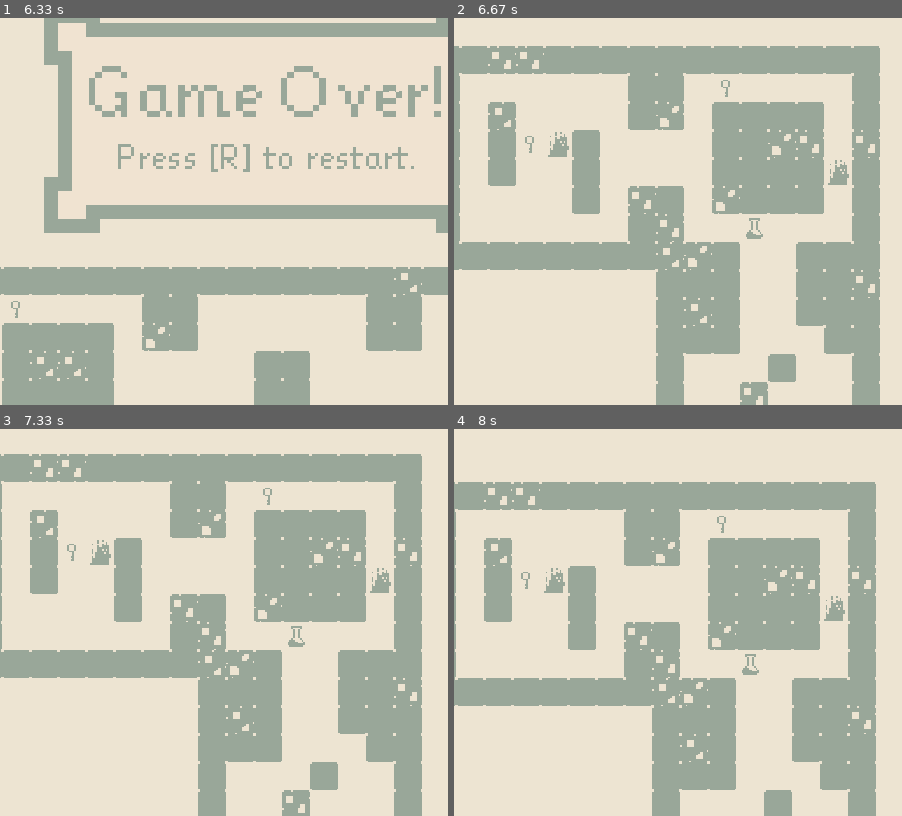
Above: before the commit, frames 1-4 (two rows, left to right).
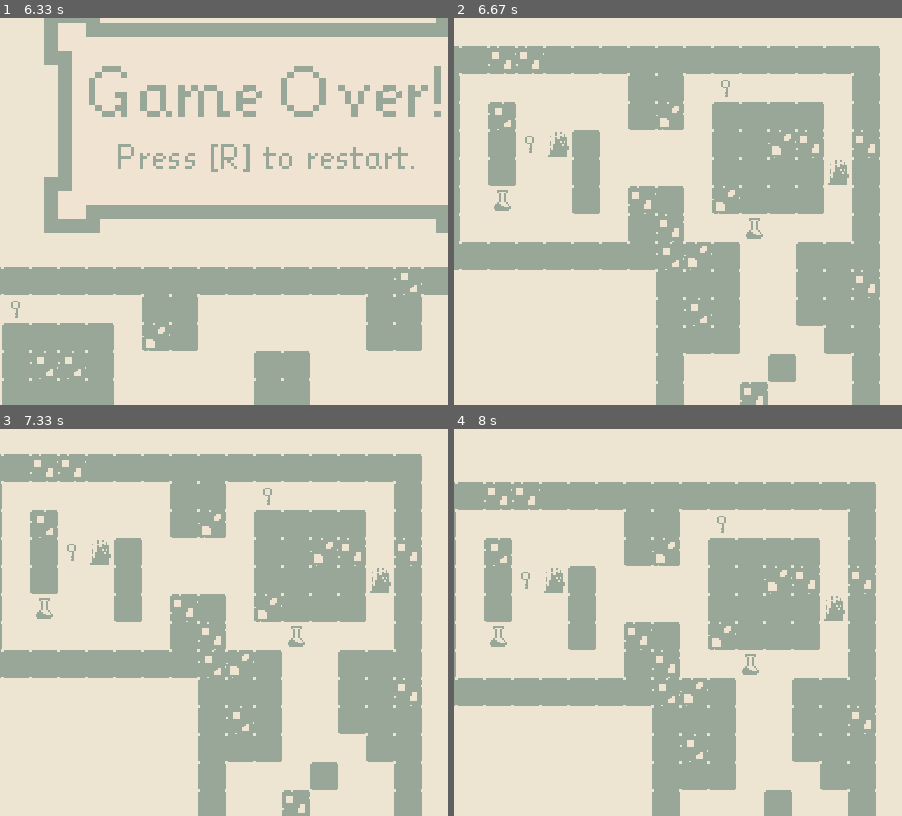
Above: after the commit, the same moments.

Repository: UhMarco/roguelike-pygame
Game: pygame game, started from main.py
The game is run twice, just before and just after one commit, with the same random seed, the same clock (stepped at 60 frames per second) and the same inputs.
Inputs:
- Up to frame 1 (6.33 s): hold S 0.33-0.87 s; hold Left 0.33-0.87 s; tap W at 0.9 s; hold Left 1.23-1.77 s; hold Down 1.8-2.1 s; hold Left 2.13-2.53 s; hold Up 2.57-2.93 s; hold Right 2.97-3.6 s; hold Down 3.63-4 s; hold Left 4.03-4.5 s; hold Right 4.53-5 s; hold Up 5.03-5.33 s; hold Right 5.37-5.83 s; hold Left from 5.87 s (still down)
- Up to frame 2 (6.67 s): release Left at 6.4 s; hold R from 6.43 s (still down)
- Up to frame 3 (7.33 s): release R at 6.73 s; tap W at 6.77 s; hold Down from 7.1 s (still down)
- Up to frame 4 (8 s): release Down at 7.4 s; hold Left 7.43-7.83 s; hold Up from 7.87 s (still down)
The pictures show only the part of the screen within x 20-70%, y 6-56%; the shares and areas given below are measured in that part.

Frame 1 is identical in both runs. In frame 2, less than 0.1% of the frame differs, in the area x 8-13%, y 44-50%; in frame 3, less than 0.1%; in frame 4, less than 0.1%.

Commit message:
pretty much done

Diff:
--- a/main.py
+++ b/main.py
@@ -45,14 +45,15 @@
 
 bg = pygame.transform.scale(pygame.image.load("./assets/bg.png"), (UI_SIZE[0] * 8, UI_SIZE[0] * 4))
 key_ui = pygame.transform.scale(pygame.image.load("./assets/key.png"), UI_SIZE)
-potion_ui = pygame.transform.scale(pygame.image.load("./assets/potion.png"), UI_SIZE)
+potion_ui = pygame.transform.scale(pygame.image.load("./assets/potion.png"), (UI_SIZE[0] * 0.8, UI_SIZE[0] * 0.8))
 
 pygame.display.set_caption("Dungeon")
 pygame.display.set_icon(player_img)
 
 # Main
-LEVELS = 5
+LEVELS = 10
 current_level = 1
+player_potions = 0 # Let these carry between levels
 
 while current_level <= LEVELS:
 
@@ -148,7 +149,6 @@
     player_y = SIZE / 2 - TILE_SIZE / 2
     player_pos = 0
     player_keys = 0
-    player_potions = 0
     player_steps = 2
     player_flipped = False
 
@@ -176,12 +176,12 @@
             if room[j] == 12:
                 room[j] = 16
 
-    # Bomb spawns
-    bomb_indexes = room_indexes.copy()
-    for i in range(3):
-        index = random.choice(bomb_indexes)
+    # Potion spawns
+    potion_indexes = room_indexes.copy()
+    for i in range(random.randint(3, 3 + current_level)):
+        index = random.choice(potion_indexes)
         room = world[index]
-        bomb_indexes.remove(index)
+        potion_indexes.remove(index)
         for j in range(len(room)):
             if room[j] == 13:
                 room[j] = 17
@@ -252,6 +252,7 @@
                                 world[player_pos - 1] = 0
                                 offset_x += TILE_SIZE
                                 player_pos -= 1
+                                screen_shake = 5
 
                         else:
                             offset_x += TILE_SIZE
@@ -268,6 +269,7 @@
                         # Walks into exit
                         if world[player_pos - (8 * 5)] == 31:
                             # Level complete
+                            screen_shake = 20
                             running = False
 
                         offset_y += TILE_SIZE
@@ -278,9 +280,15 @@
                         offset_y -= TILE_SIZE
                         player_pos += 8 * 5
 
+                elif event.key == pygame.K_p:
+                    if player_potions > 0:
+                        player_potions -= 1
+                        player_steps += 1
+
             elif event.type == pygame.KEYDOWN and game_over:
                 if event.key == pygame.K_r:
                     current_level = 0
+                    player_potions = 0
                     game_over = False
                     running = False
 
@@ -291,6 +299,10 @@
         elif world[player_pos] == 16:
             world[player_pos] = 0
             player_keys += 1
+
+        elif world[player_pos] == 17 and player_potions < 5: # Maximum of 5 potions to hand
+            world[player_pos] = 0
+            player_potions += 1
 
         if player_start != player_pos:
             player_steps -= 1
@@ -378,6 +390,9 @@
         for i in range(player_keys):
             screen.blit(key_ui, (UI_SIZE[0] * i, UI_OFFSET * 9))
 
+        for i in range(player_potions):
+            screen.blit(potion_ui, (UI_OFFSET * 0.5 + UI_SIZE[0] * i, UI_OFFSET * 14))
+
         if game_over:
             screen.blit(bg, (SIZE / 2 - bg.get_rect().width / 2, SIZE / 2 - bg.get_rect().height / 2 - UI_OFFSET * 30))
             text = font_lg.render("Game Over!", False, FONT_COLOUR)
